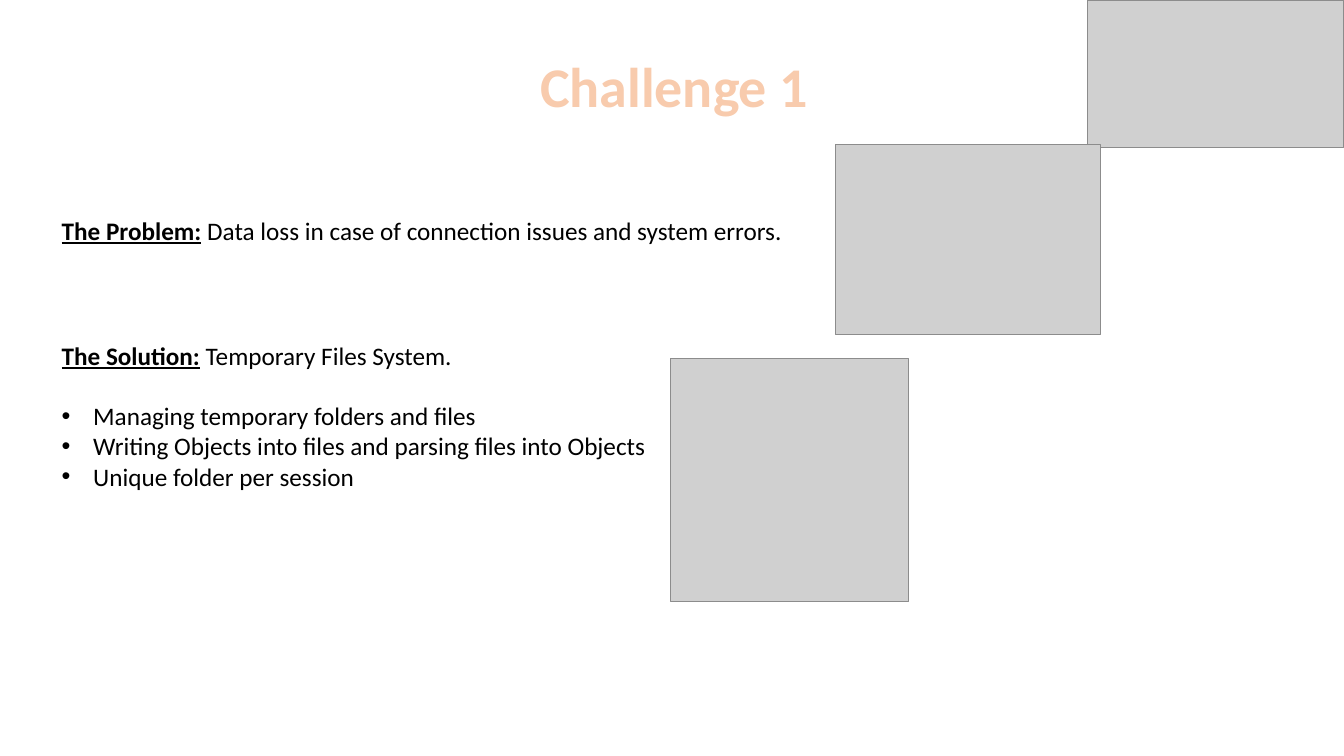
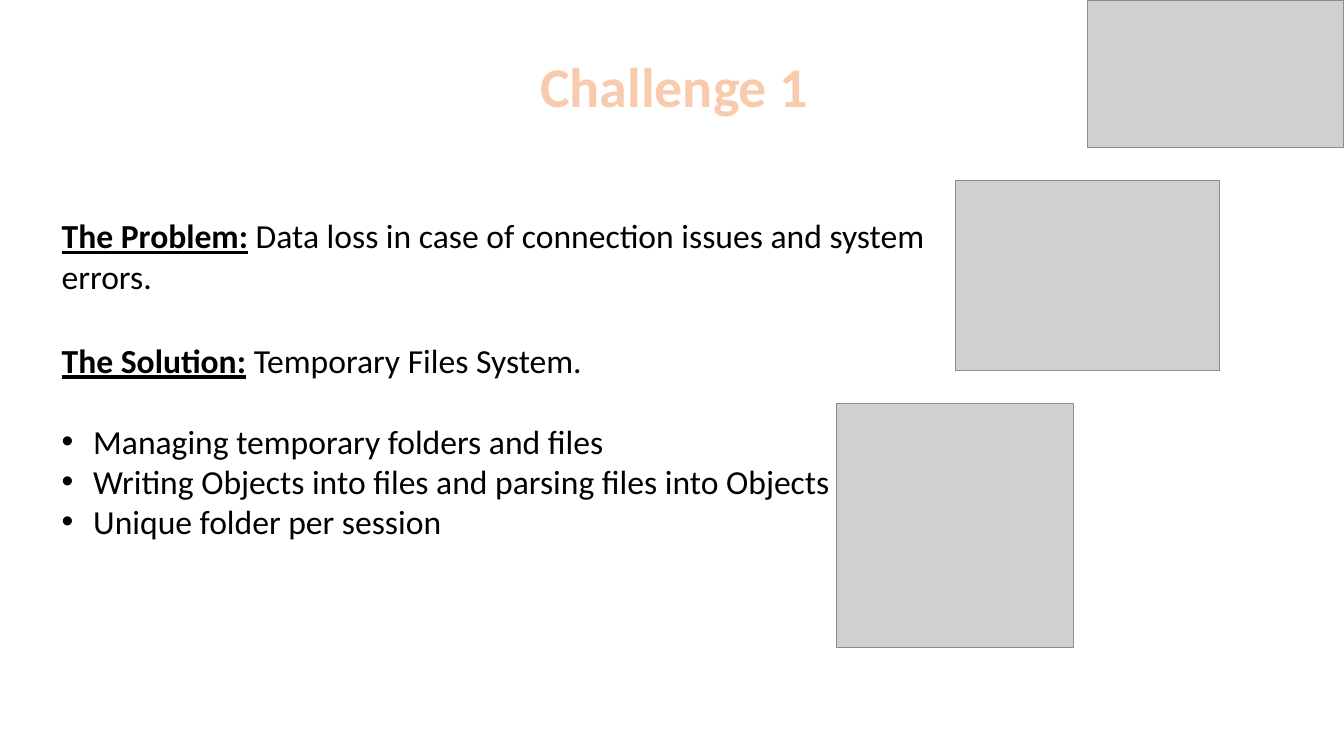
Before and after one commit to roypillar/Michtava, a slide deck: slide 6 of Michtava - Presentation.pptx. Drawn at 1344x756 pixels with LibreOffice and Linux fonts; fonts in the diff are those of the drawing; grey boxes stand for pictures; background and template pictures are left out. Boxes give left, top, right and bottom in pixels: in the first picture for what was removed or moved away, otherwise in the second. Text is boxed around its words. In the diff, an @@ line names an element or a change of style, - is before the commit and + after.

```diff
--- a/Michtava - Presentation.pptx
+++ b/Michtava - Presentation.pptx
@@ picture: place and size @@
-picture at <box>836,145,1101,336</box>
+picture at <box>956,180,1221,371</box>
@@ text "The Problem: Data loss in ..." at <box>62,224,925,290</box>: size 18 to 24 pt @@
@@ text "The Solution: Temporary Files System." at <box>62,349,829,540</box>: size 18 to 24 pt @@
@@ picture: place and size @@
-picture at <box>671,358,909,602</box>
+picture at <box>837,404,1075,648</box>
```
Also in this commit, not shown: 8 other slides changed, 1 slide added.
